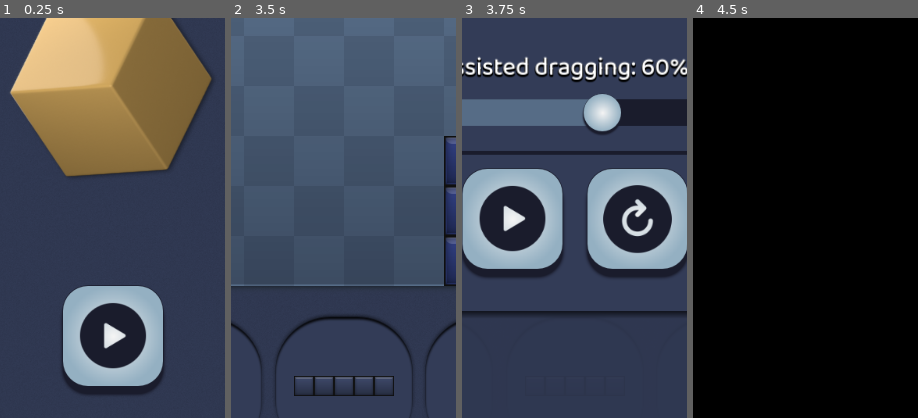
Above: before the commit, frames 1-4 (left to right).
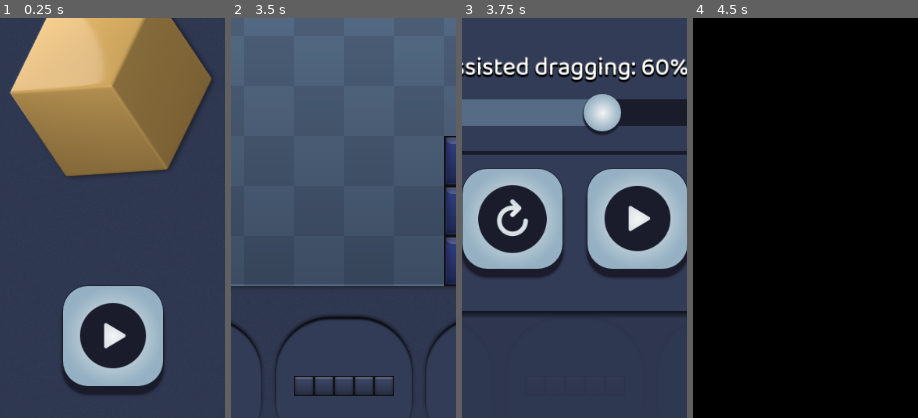
Above: after the commit, the same moments.

Repository: Revelnaut/blokki
Game: Godot game, scene res://intro.tscn
Two runs of this game, one before a commit and one after it. Both use one fixed random seed, a clock stepped at 60 frames per second and the inputs below.
Inputs (mouse positions are % of the whole screen's width and height, from its top left; square brackets give the same spot before the commit, where the layout moved):
- Up to frame 1 (0.25 s): no input
- Up to frame 2 (3.5 s): click (50, 72) at 0.5 s; tap Enter at 1.25 s; drag from (16, 78) to (50, 78) at 1.27 s; drag from (50, 78) to (16, 78) at 2.02 s; move the mouse to (83, 78) at 2.77 s; click (83, 78) at 2.92 s
- Up to frame 3 (3.75 s): click (89, 6) at 3.5 s
- Up to frame 4 (4.5 s): click (36, 57) [64, 57] at 4.25 s
The pictures show only the part of the screen within x 25-75%, y 32-82%; the shares and areas given below are measured in that part.

Frames 1-2 are identical in both runs. In frame 3, 2.6% of the frame differs, in the area x 7-94%, y 41-59%; in frame 4, nothing differs.

Commit message:
Remove export presets from git

Diff:
--- a/main.tscn
+++ b/main.tscn
@@ -257,19 +257,19 @@
 theme_override_constants/separation = 32
 alignment = 1
 
+[node name="Restart" type="TextureButton" parent="CanvasUIOverlay/SettingsPanel/Panel/CenterContainer/VBoxContainer/HBoxContainer"]
+custom_minimum_size = Vector2(128, 128)
+layout_mode = 2
+texture_normal = ExtResource("7_ep07h")
+texture_pressed = ExtResource("8_quodd")
+ignore_texture_size = true
+stretch_mode = 3
+
 [node name="Play" type="TextureButton" parent="CanvasUIOverlay/SettingsPanel/Panel/CenterContainer/VBoxContainer/HBoxContainer"]
 custom_minimum_size = Vector2(128, 128)
 layout_mode = 2
 texture_normal = ExtResource("5_c327i")
 texture_pressed = ExtResource("6_mslek")
-ignore_texture_size = true
-stretch_mode = 3
-
-[node name="Restart" type="TextureButton" parent="CanvasUIOverlay/SettingsPanel/Panel/CenterContainer/VBoxContainer/HBoxContainer"]
-custom_minimum_size = Vector2(128, 128)
-layout_mode = 2
-texture_normal = ExtResource("7_ep07h")
-texture_pressed = ExtResource("8_quodd")
 ignore_texture_size = true
 stretch_mode = 3
 
Not shown, removed: export_presets.cfg
Not shown: 1 places in main.tscn that only renumber resources
Not shown, changed: .gitignore
